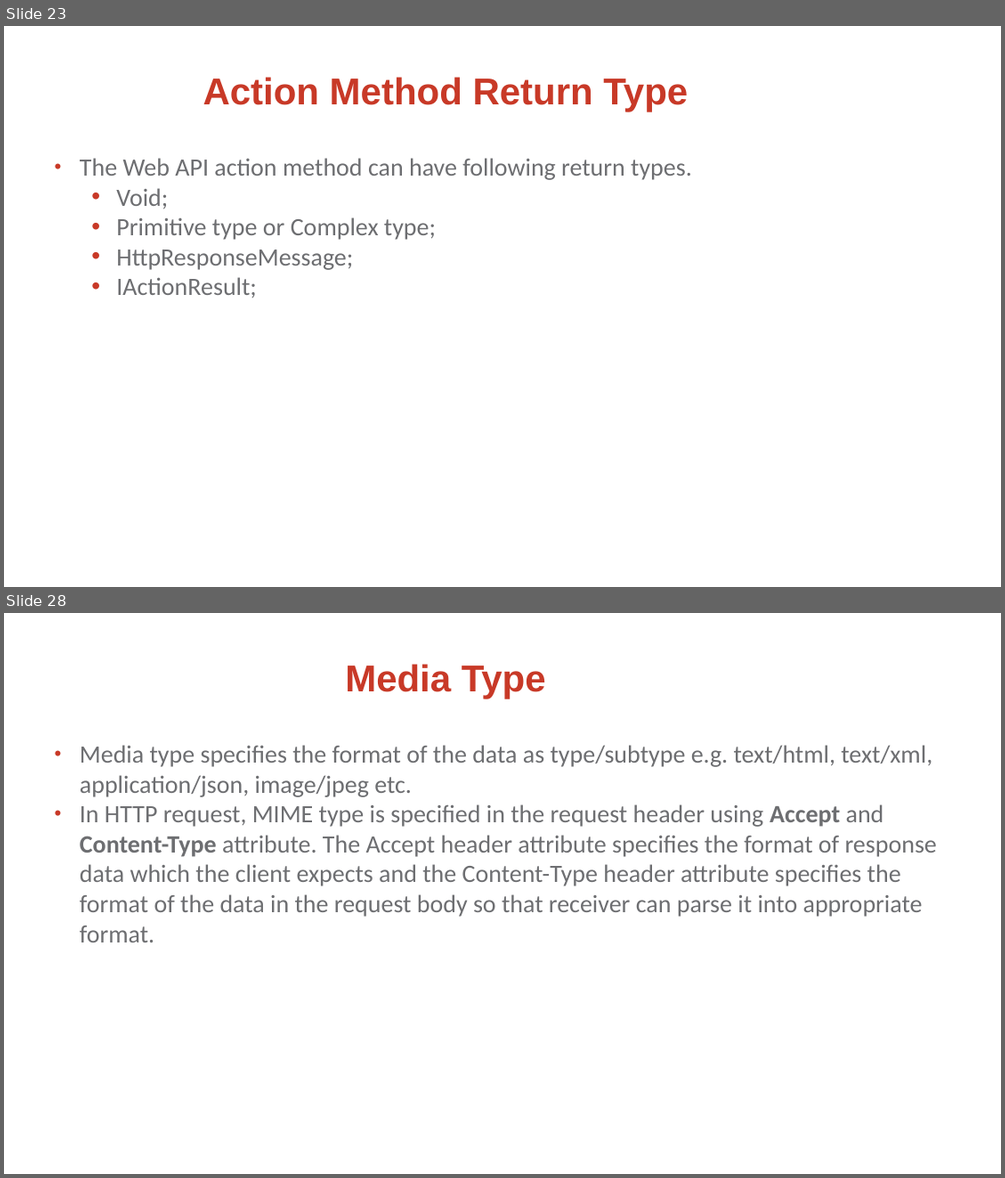
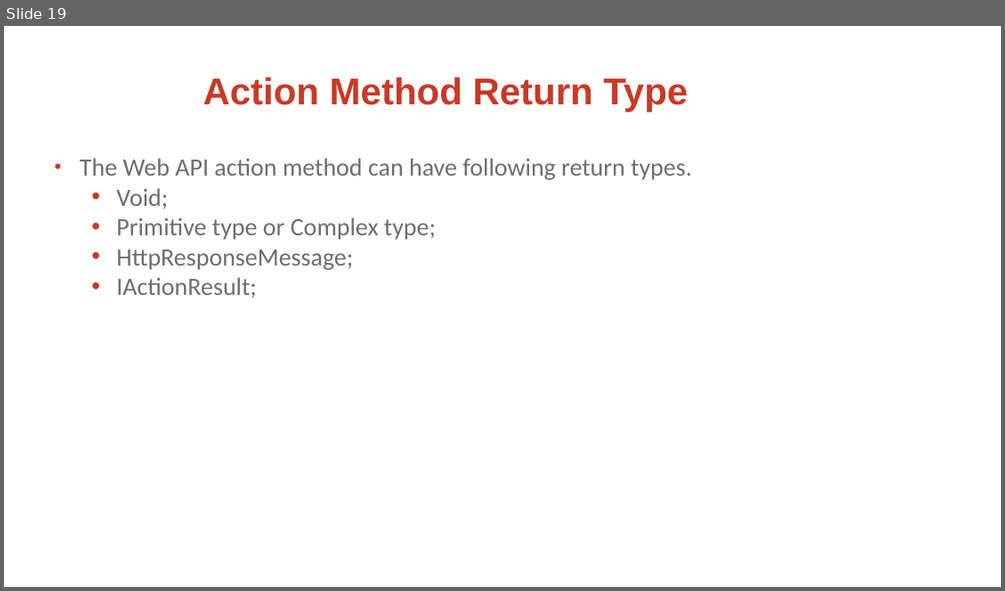
Before and after one commit to KestutisMatavicius/NRD_Akademija_2018_Pavasaris_Kaunas, a slide deck: kma_Web_API.pptx. Shown one above the other, each under a label of ours: slides 23 and 28 before the commit, slide 19 after it; the slides between them are not shown. The pictures are 1005x1178 and 1005x591 pixels, drawn with LibreOffice and Linux fonts; fonts in the diff are those of the drawing; background and template pictures are left out. Boxes give left, top, right and bottom in pixels: in the first picture for what was removed or moved away, otherwise in the second. Text is boxed around its words. In the diff, an @@ line names an element or a change of style, - is before the commit and + after.

```diff
--- a/kma_Web_API.pptx
+++ b/kma_Web_API.pptx
@@ slide 28 removed at box(4, 613, 1001, 1174), background picture (left out) @@
@@ title removed at box(345, 664, 546, 699) @@
-Media Type
@@ subtitle removed at box(80, 745, 937, 942) @@
-• Media type specifies the format of the data as type/subtype e.g. text/html, text/xml, application/json, image/jpeg etc.
-• In HTTP request, MIME type is specified in the request header using Accept and Content-Type attribute. The Accept header attribute specifies the format of response data which the client expects and the Content-Type header attribute specifies the format of the data in the request body so that receiver can parse it into appropriate format.
@@ what was slide 23 is now slide 19 @@
```
Also in this commit, not shown: 8 other slides removed, 6 other files.
